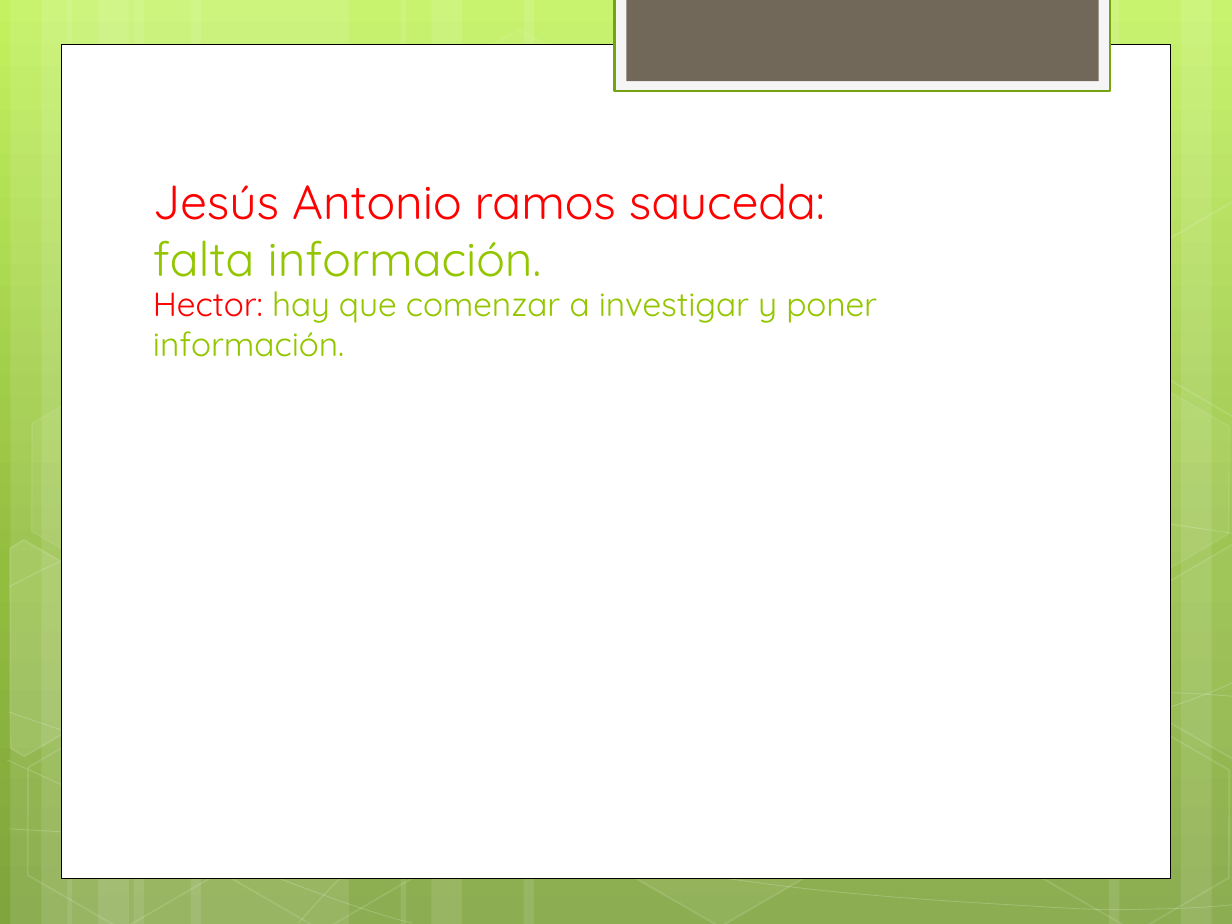
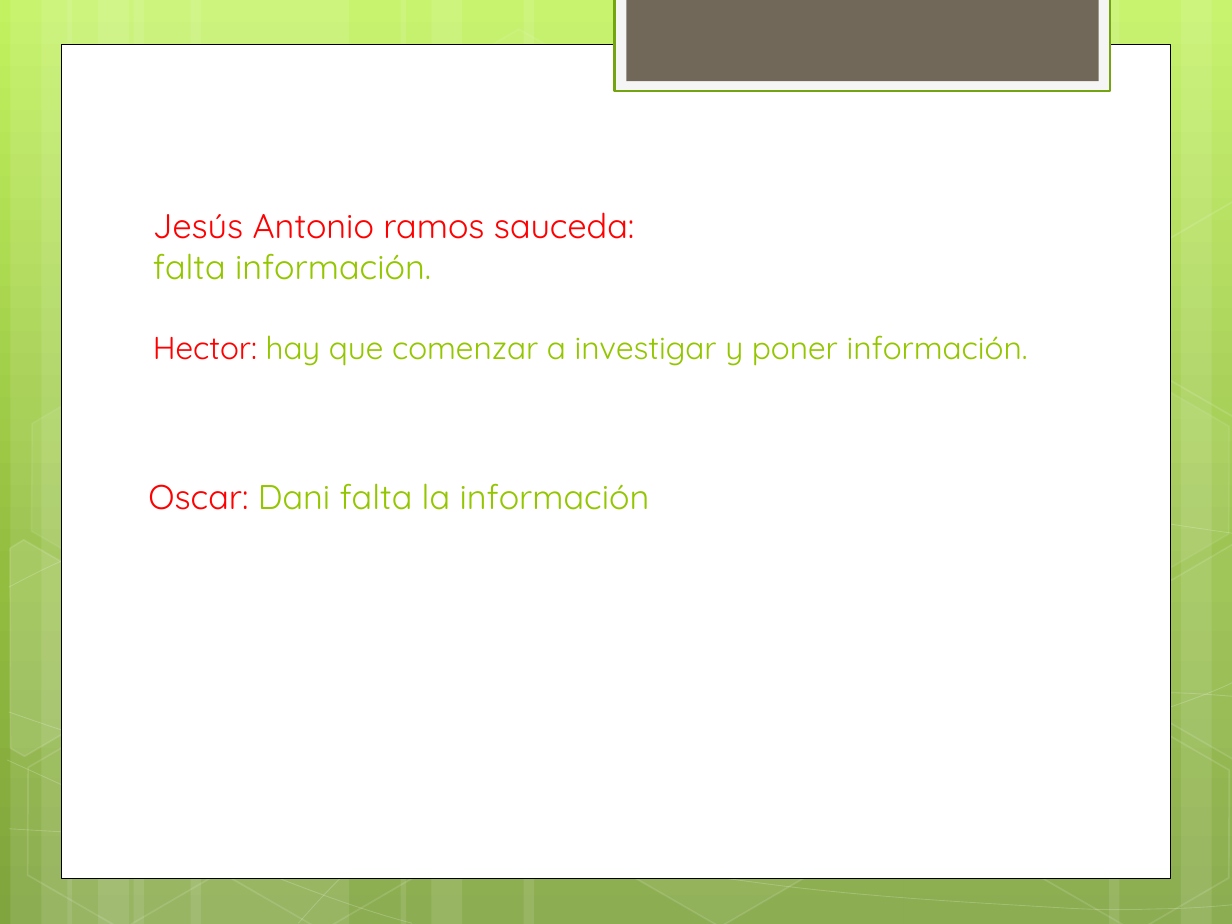
Before and after one commit to lc850/auditoria, a slide deck: slide 2 of La auditoria en informática y su entorno.pptx. Drawn at 1232x924 pixels with LibreOffice and Linux fonts; fonts in the diff are those of the drawing. Boxes give left, top, right and bottom in pixels: in the first picture for what was removed or moved away, otherwise in the second. Text is boxed around its words. In the diff, an @@ line names an element or a change of style, - is before the commit and + after.

Commit message:
Oscar

```diff
--- a/La auditoria en informática y su entorno.pptx
+++ b/La auditoria en informática y su entorno.pptx
@@ title "Jesús Antonio ramos sauceda: falta ..." at bbox=[153, 212, 635, 280]: size 28 to 20 pt @@
@@ text "Hector: hay que comenzar a ..." at bbox=[153, 335, 1028, 366]: size 19.6 to 18.5 pt @@
@@ text added at bbox=[148, 483, 650, 510], 20 pt, text #94C600 @@
+Oscar: Dani falta la información
```
Also in this commit, not shown: 4 other files.
